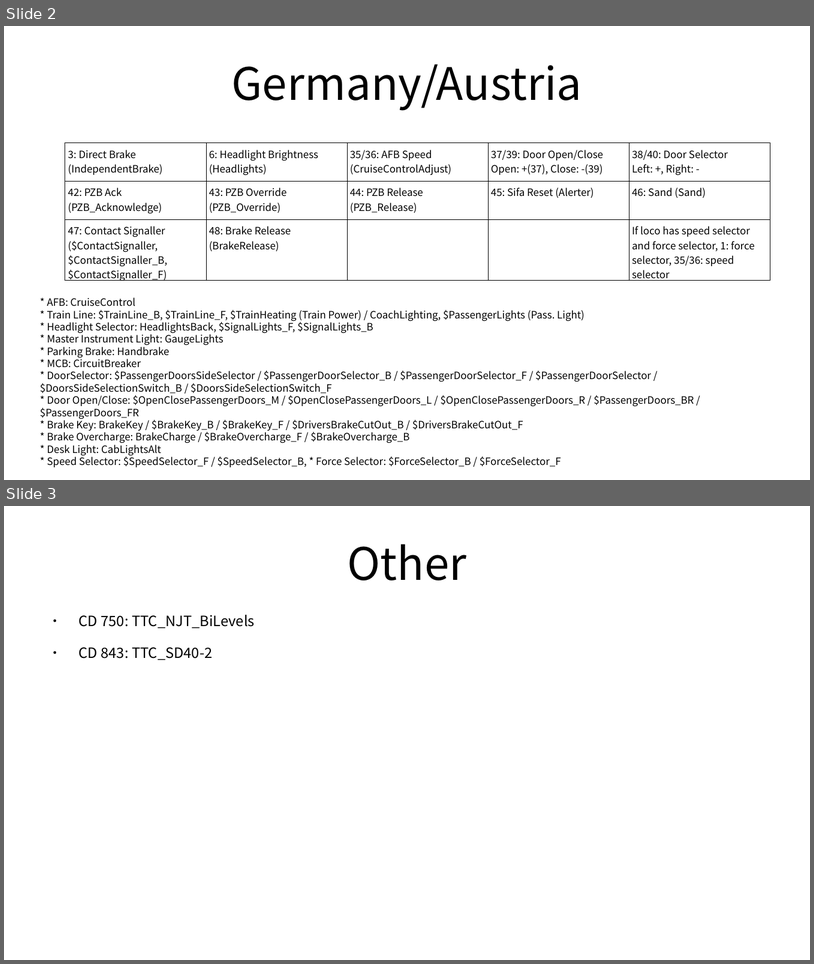
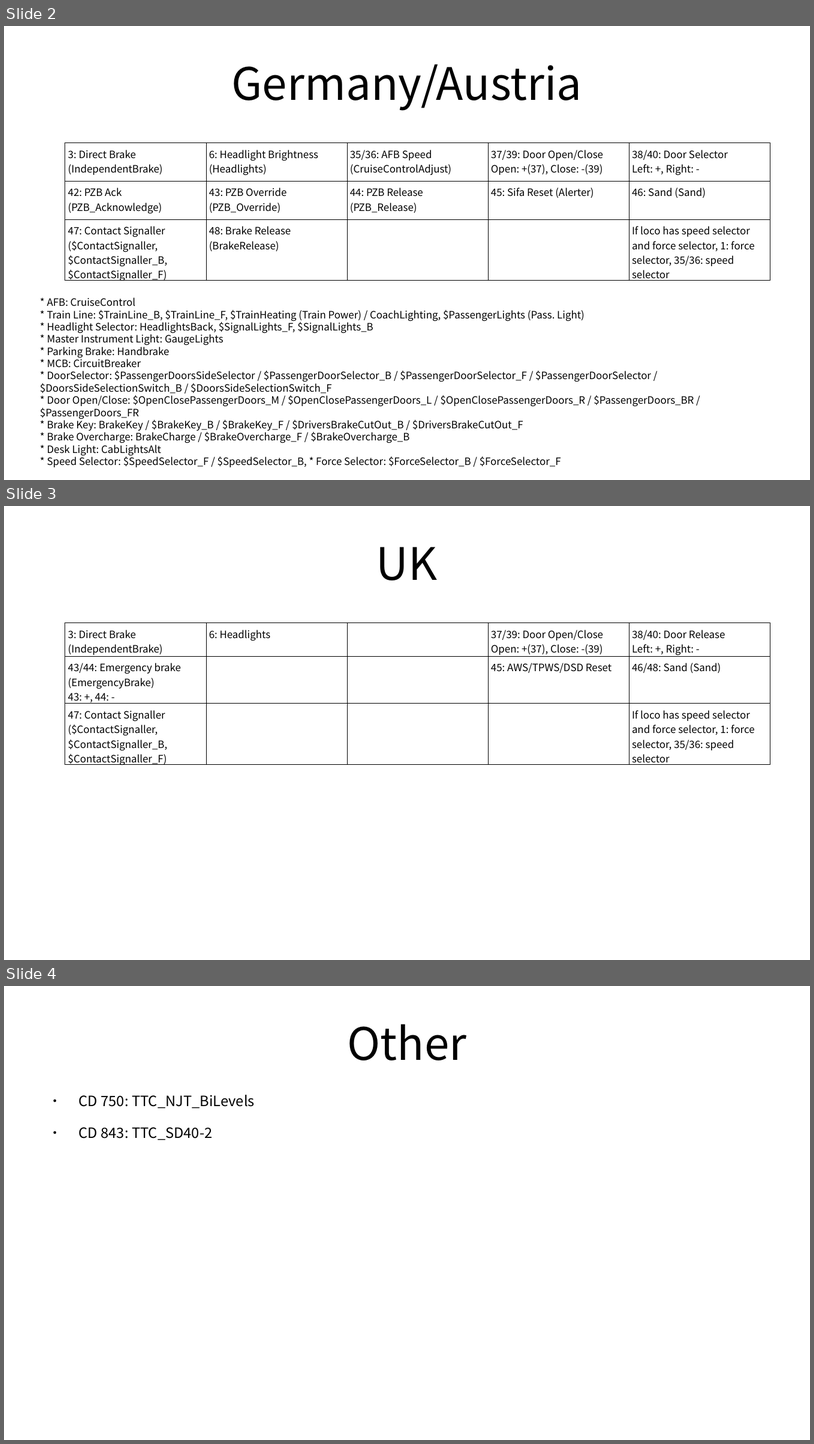
Before and after one commit to FreddyYJ/TSW-RailDriver-Remap, a slide deck: Index.odp. Shown one above the other, each under a label of ours: slides 2 and 3 before the commit, slides 2, 3 and 4 after it. The pictures are 814x964 and 814x1444 pixels, drawn with LibreOffice and Linux fonts; fonts in the diff are those of the drawing. Boxes give left, top, right and bottom in pixels: in the first picture for what was removed or moved away, otherwise in the second. Text is boxed around its words. In the diff, an @@ line names an element or a change of style, - is before the commit and + after.

```diff
--- a/Index.odp
+++ b/Index.odp
@@ slide 3 added at <box>4,506,810,960</box>, background #FFFFFF @@
@@ title added at <box>377,547,438,580</box>, 44 pt, text #000000 @@
+UK
@@ table added at <box>65,623,771,768</box>, 3 rows, 5 columns @@
+3: Direct Brake / (IndependentBrake) | 6: Headlights |  | 37/39: Door Open/Close / Open: +(37), Close: -(39) | 38/40: Door Release / Left: +, Right: -
+43/44: Emergency brake / (EmergencyBrake) / 43: +, 44: - |  |  | 45: AWS/TPWS/DSD Reset | 46/48: Sand (Sand)
+47: Contact Signaller / ($ContactSignaller, $ContactSignaller_B, $ContactSignaller_F) |  |  |  | If loco has speed selector and force selector, 1: force selector, 35/36: speed selector
@@ what was slide 3 is now slide 4 @@
```
Also in this commit, not shown: 1 other slide added, 1 slide removed, 16 other files.
